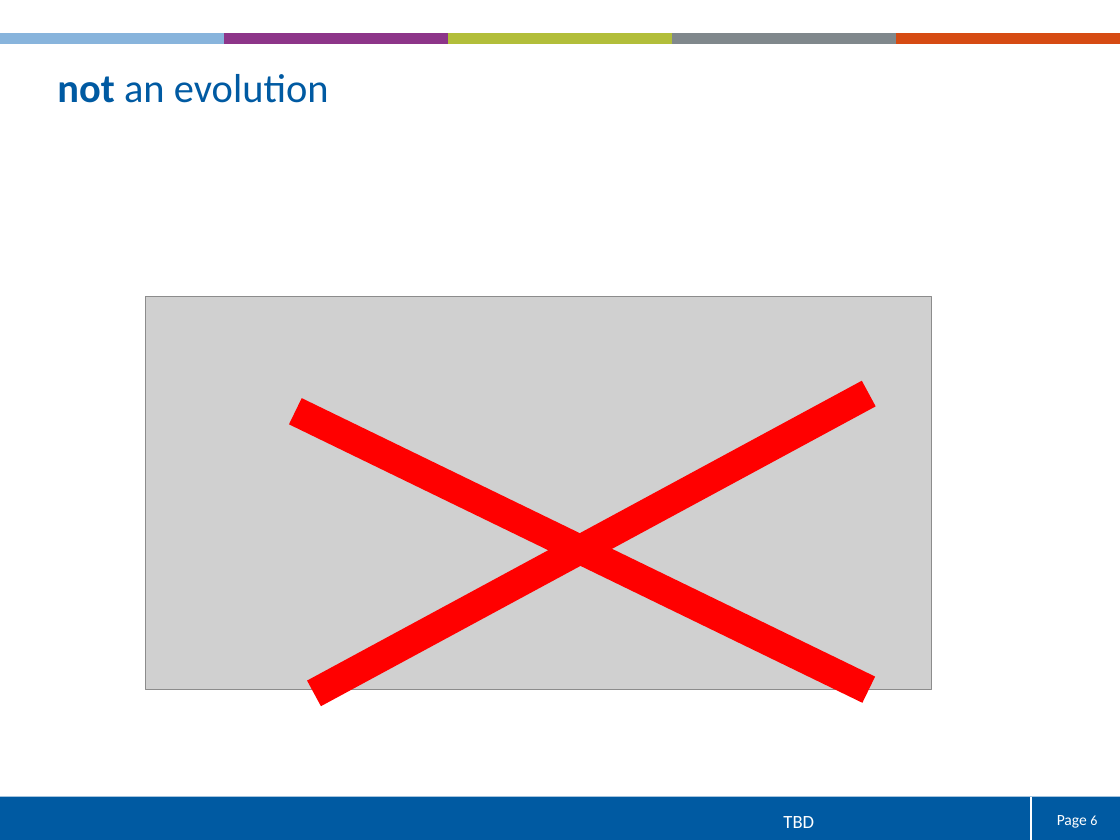
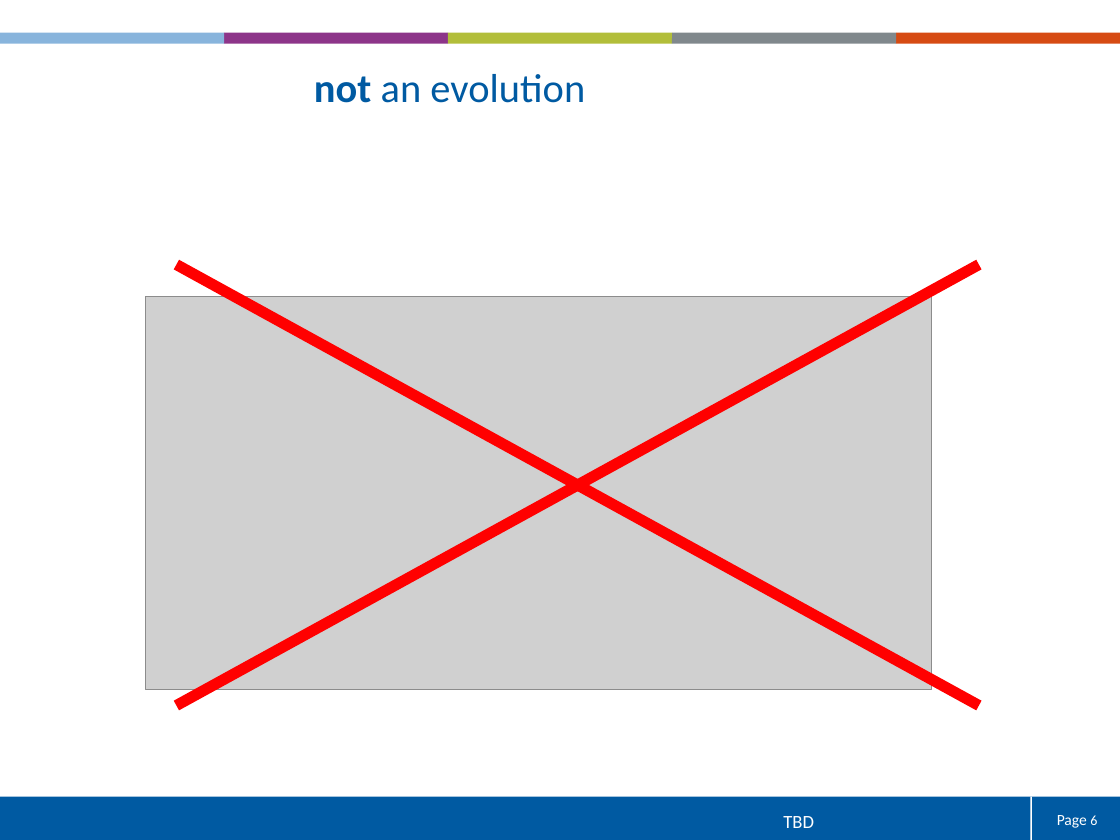
Before and after one commit to tpaskap/GITDOC, a slide deck: slide 6 of ppt/FR_Formation_GIT.pptx. Drawn at 1120x840 pixels with LibreOffice and Linux fonts; fonts in the diff are those of the drawing; grey boxes stand for pictures; background and template pictures are left out. Boxes give left, top, right and bottom in pixels: in the first picture for what was removed or moved away, otherwise in the second. Text is boxed around its words. In the diff, an @@ line names an element or a change of style, - is before the commit and + after.

```diff
--- a/ppt/FR_Formation_GIT.pptx
+++ b/ppt/FR_Formation_GIT.pptx
@@ text "not an evolution": place and size @@
-text "not an evolution" at [57, 74, 329, 103]
+text "not an evolution" at [314, 74, 585, 103]
@@ text "not an evolution" at [314, 74, 585, 103]: alignment left to centre @@
@@ line moved from (314, 693) - (869, 393) to (176, 264) - (979, 706) @@
@@ line (176, 264) - (979, 706): stroke #FF0000 18.75 pt to #FF0000 7.09 pt @@
@@ line moved from (296, 411) - (869, 690) to (176, 706) - (979, 264) @@
@@ line (176, 706) - (979, 264): stroke #FF0000 18.75 pt to #FF0000 7.09 pt @@
```
Also in this commit, not shown: 12 other slides changed, 4 slides added, 5 slides removed.
